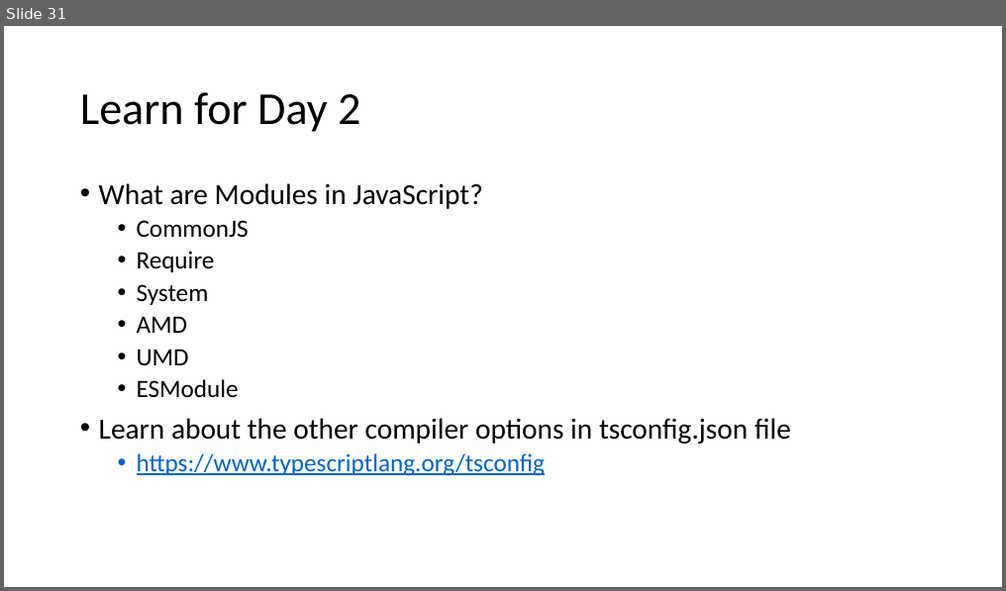
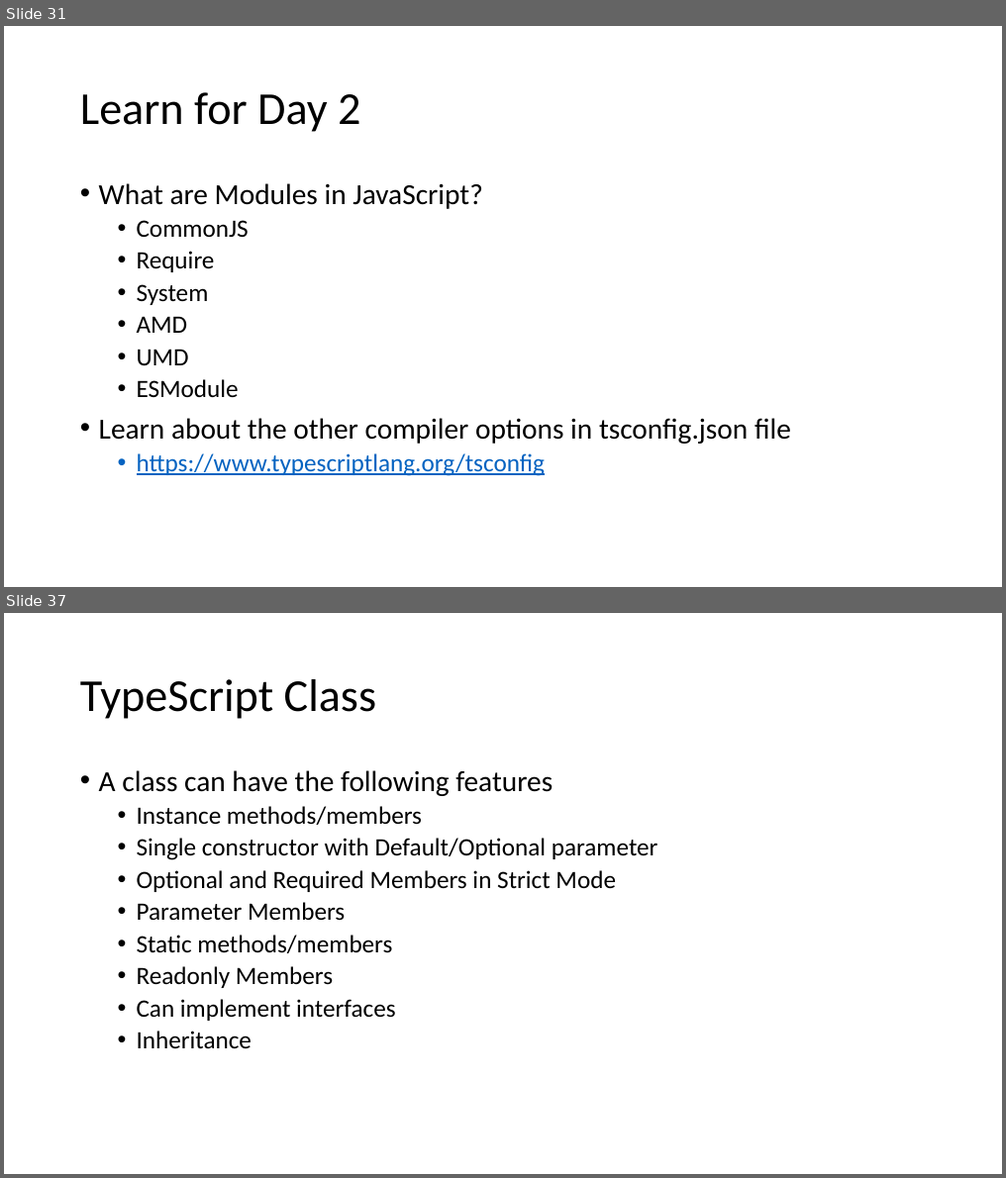
Before and after one commit to manishvbn/TypeScript_Jul22, a slide deck: Notes/TypeScript.pptx. Shown one above the other, each under a label of ours: slide 31 before the commit, slides 31 and 37 after it; the slides between them are not shown. The pictures are 1006x591 and 1006x1178 pixels, drawn with LibreOffice and Linux fonts; fonts in the diff are those of the drawing. Boxes give left, top, right and bottom in pixels: in the first picture for what was removed or moved away, otherwise in the second. Text is boxed around its words. In the diff, an @@ line names an element or a change of style, - is before the commit and + after.

```diff
--- a/Notes/TypeScript.pptx
+++ b/Notes/TypeScript.pptx
@@ slide 37 added at (x1=4, y1=613, x2=1002, y2=1174), background #FFFFFF @@
@@ title added at (x1=80, y1=679, x2=376, y2=719), 44 pt, text #000000 @@
+TypeScript Class
@@ text added at (x1=99, y1=770, x2=658, y2=1049), 24 pt, text #000000 @@
+• A class can have the following features
+  • Instance methods/members
+  • Single constructor with Default/Optional parameter
+  • Optional and Required Members in Strict Mode
+  • Parameter Members
+  • Static methods/members
+  • Readonly Members
+  • Can implement interfaces
+  • Inheritance
```
Also in this commit, not shown: 22 other slides added.
